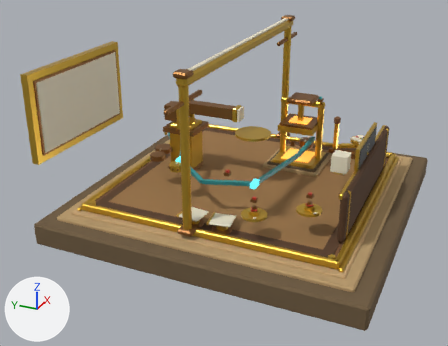
Renders of the glTF model godot/assets/props/observatory_platform.glb from each side of a commit.
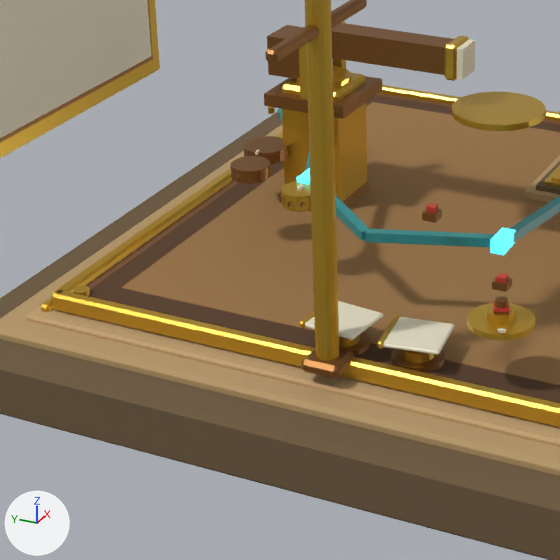
Old and new are each drawn whole from a 50 mm camera at (-10.78, -4.22, 5.49) aimed at (-0.39, 0.46, 0.3) and again close up on the part from 14% to 62% of the width and 26% to 89% of the height. Lighting does not change. The marker at lower left points along +X, +Y and +Z. The older version's two pictures come first. Where no turn or scale is listed for an object, it has been applied to the vertices.

In view in the first close-up: 'AzimuthKnob', 'ElevationKnob', 'FocusRing', 'Mold', 'Pipes', 'Platform', 'ResetButtonA', 'ResetButtonB', 'ResetCoverA', 'ResetCoverB', 'TelescopeMount', 'ValveA', 'VoidWindow' and 6 more.
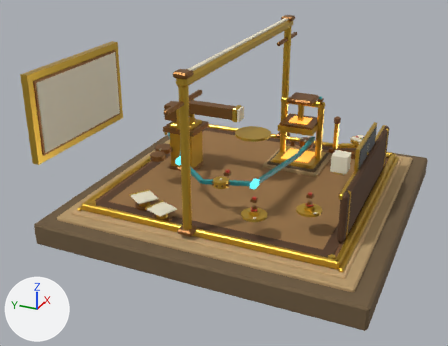
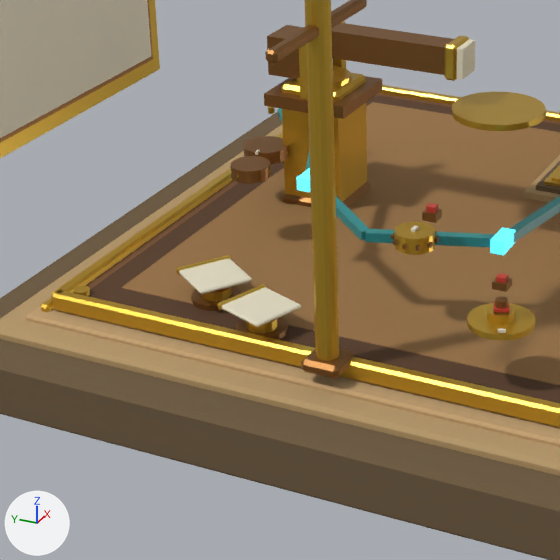
Pixel boxes (x1, y1, x2, y2) of what changed, in the close-ups (560 x 560 px):
'ResetCoverA', moved, turned: before (377, 314, 454, 355); after (218, 284, 301, 327)
'ResetCoverB', moved, turned: before (300, 301, 383, 340); after (176, 255, 252, 294)
'FocusRing', moved: before (278, 181, 311, 212); after (391, 222, 439, 255)
'ResetButtonA', moved: before (391, 349, 445, 373); after (236, 317, 288, 340)
'ResetButtonB', moved, turned: before (339, 331, 370, 356); after (191, 286, 241, 311)

The change, as a diff of the scene's bpy script:
```diff
--- a/godot/assets/props/observatory_platform.glb.py
+++ b/godot/assets/props/observatory_platform.glb.py
@@ ob_focusring @@
 ob_focusring = bpy.data.objects.new('FocusRing', me_focusring)
-ob_focusring.location = (-1.395, 0.972, 0.75)
+ob_focusring.location = (-1.699, -0.071, 0.75)
@@ ob_resetbuttona @@
 ob_resetbuttona = bpy.data.objects.new('ResetButtonA', me_resetbuttona)
-ob_resetbuttona.location = (-2.178, -0.31, 0.12)
+ob_resetbuttona.location = (-2.248, 0.842, 0.12)
 ob_resetbuttona.rotation_euler = (0.0, 0.0, -3.0)  # degrees (0, 0, -172)
@@ ob_resetbuttonb @@
 ob_resetbuttonb = bpy.data.objects.new('ResetButtonB', me_resetbuttonb)
-ob_resetbuttonb.location = (-2.187, 0.238, 0.12)
-ob_resetbuttonb.rotation_euler = (0.0, 0.0, 3.033)  # degrees (0, 0, 174)
+ob_resetbuttonb.location = (-1.969, 1.372, 0.12)
+ob_resetbuttonb.rotation_euler = (0.0, 0.0, 2.533)  # degrees (0, 0, 145)
@@ ob_resetcovera @@
 ob_resetcovera = bpy.data.objects.new('ResetCoverA', me_resetcovera)
-ob_resetcovera.location = (-2.178, -0.31, 0.12)
-ob_resetcovera.rotation_euler = (0.0, 0.0, -3.0)  # degrees (0, 0, -172)
+ob_resetcovera.location = (-2.248, 0.842, 0.12)
+ob_resetcovera.rotation_euler = (0.0, 0.0, 2.783)  # degrees (0, 0, 159)
@@ ob_resetcoverb @@
 ob_resetcoverb = bpy.data.objects.new('ResetCoverB', me_resetcoverb)
-ob_resetcoverb.location = (-2.187, 0.238, 0.12)
-ob_resetcoverb.rotation_euler = (0.0, 0.0, 3.033)  # degrees (0, 0, 174)
+ob_resetcoverb.location = (-1.969, 1.372, 0.12)
+ob_resetcoverb.rotation_euler = (0.0, 0.0, 2.533)  # degrees (0, 0, 145)
```
